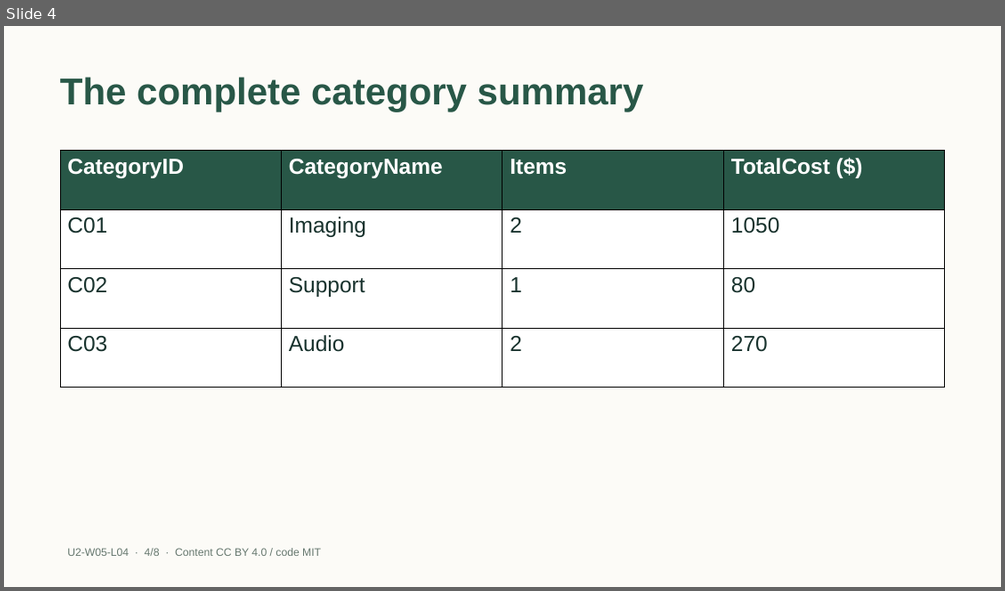
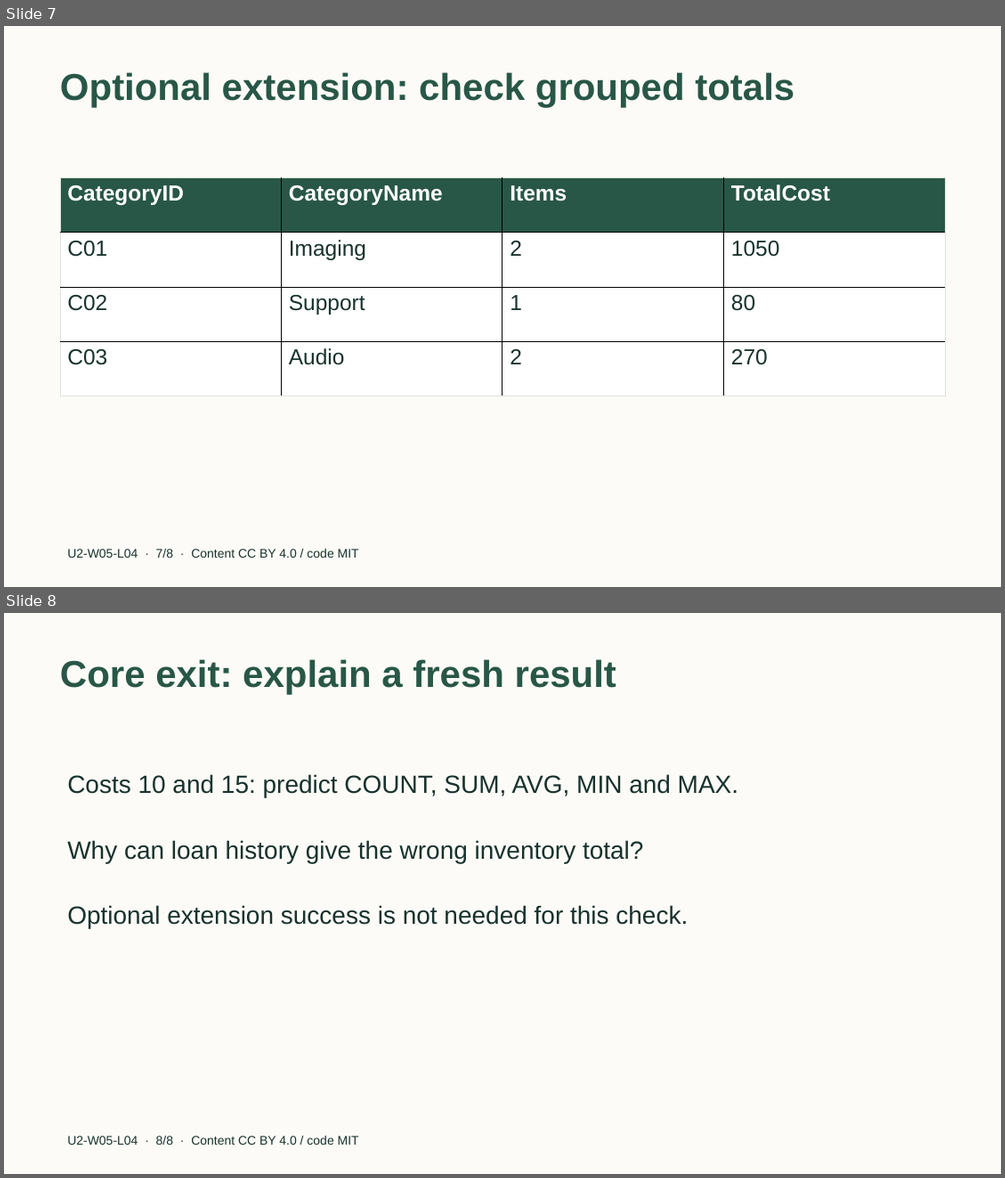
Before and after one commit to EdugenIO/cs-atar-textbook, a slide deck: dist/slides/u2-w05-l04.pptx. Shown one above the other, each under a label of ours: slide 4 before the commit, slides 7 and 8 after it. The pictures are 1005x591 and 1005x1178 pixels, drawn with LibreOffice and Linux fonts; fonts in the diff are those of the drawing. Boxes give left, top, right and bottom in pixels: in the first picture for what was removed or moved away, otherwise in the second. Text is boxed around its words. In the diff, an @@ line names an element or a change of style, - is before the commit and + after.

Commit message:
Separate Year 11 SQL core practice from optional extensions (S04)

```diff
--- a/dist/slides/u2-w05-l04.pptx
+++ b/dist/slides/u2-w05-l04.pptx
@@ slide 8 added at (x1=4, y1=613, x2=1001, y2=1174), background #FCFBF7 @@
@@ title added at (x1=60, y1=659, x2=616, y2=695), 36 pt, text #285747, bold @@
+Core exit: explain a fresh result
@@ text added at (x1=67, y1=774, x2=738, y2=797), 24 pt, text #18322D @@
+Costs 10 and 15: predict COUNT, SUM, AVG, MIN and MAX.
@@ text added at (x1=67, y1=840, x2=643, y2=863), 24 pt, text #18322D @@
+Why can loan history give the wrong inventory total?
@@ text added at (x1=67, y1=905, x2=688, y2=928), 24 pt, text #18322D @@
+Optional extension success is not needed for this check.
@@ text added at (x1=67, y1=1135, x2=359, y2=1144), 12 pt, text #18322D @@
+U2-W05-L04 · 8/8 · Content CC BY 4.0 / code MIT
@@ what was slide 4 is now slide 7 @@
@@ slide 7 changed as well @@
@@ title removed at (x1=60, y1=77, x2=644, y2=112) @@
-The complete category summary
@@ title added at (x1=60, y1=72, x2=794, y2=108), 36 pt, text #285747, bold @@
+Optional extension: check grouped totals
@@ table at (x1=60, y1=178, x2=946, y2=396) @@
-row 1, column 4: TotalCost ($)
+row 1, column 4: TotalCost
@@ borders changed @@
@@ table resized from (x1=60, y1=151, x2=946, y2=388) to (x1=60, y1=178, x2=946, y2=396) @@
@@ text at (x1=67, y1=548, x2=359, y2=557): text changed; size 10.5 to 12 pt; text colour #66786F to #18322D @@
-U2-W05-L04 · 4/8 · Content CC BY 4.0 / code MIT
+U2-W05-L04 · 7/8 · Content CC BY 4.0 / code MIT
```
Also in this commit, not shown: 2 other slides changed, 4 other slides added, 5 slides removed, 37 other files.
